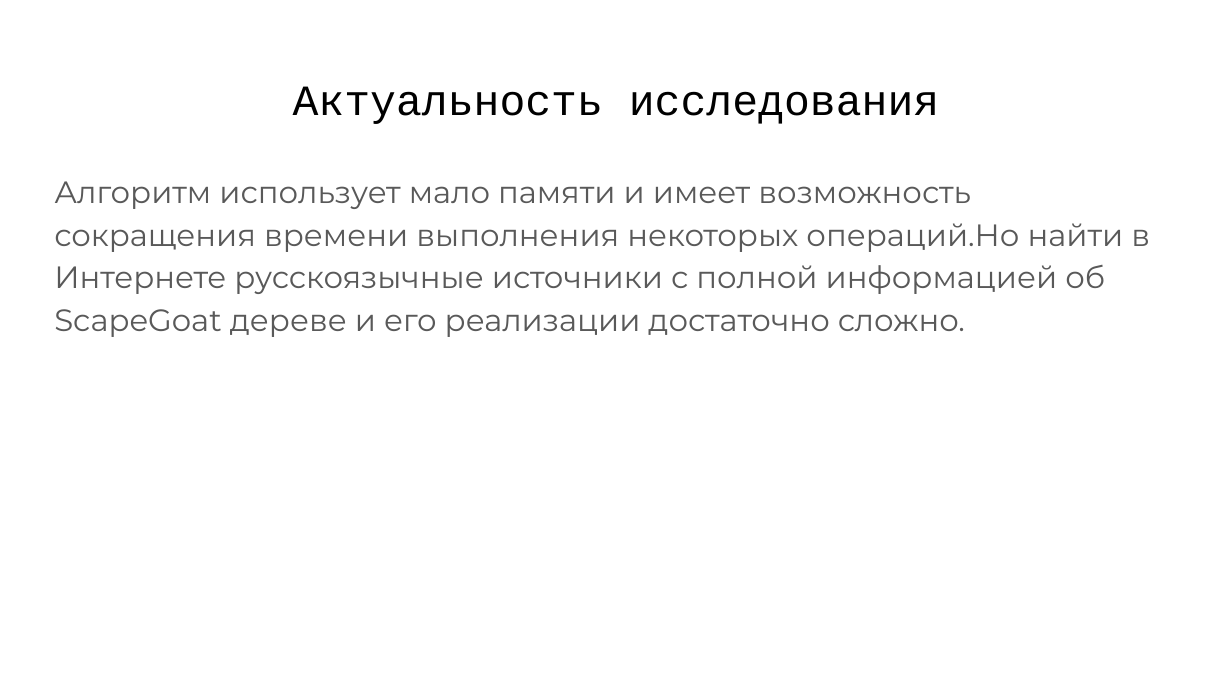
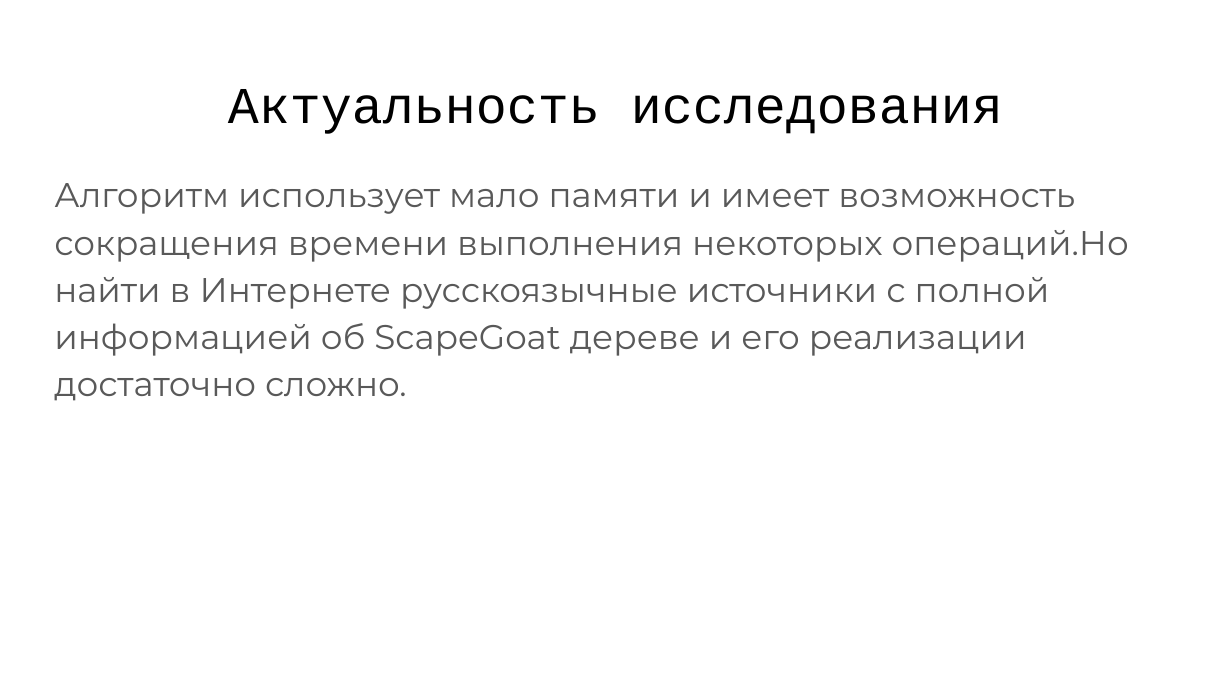
Before and after one commit to Flnchkv/ScapeGoat_Three, a slide deck: slide 3 of ScapeGoat Three.pptx. Drawn at 1232x693 pixels with LibreOffice and Linux fonts; fonts in the diff are those of the drawing. Boxes give left, top, right and bottom in pixels: in the first picture for what was removed or moved away, otherwise in the second. Text is boxed around its words. In the diff, an @@ line names an element or a change of style, - is before the commit and + after.

```diff
--- a/ScapeGoat Three.pptx
+++ b/ScapeGoat Three.pptx
@@ title "Актуальность исследования" at (228,89,1003,134): size 25.2 to 30.2 pt @@
@@ text "Алгоритм использует мало памяти и ..." at (54,183,1129,401): size 18 to 20 pt @@
```
Also in this commit, not shown: 8 other slides changed, 2 slides added, 2 other files.
